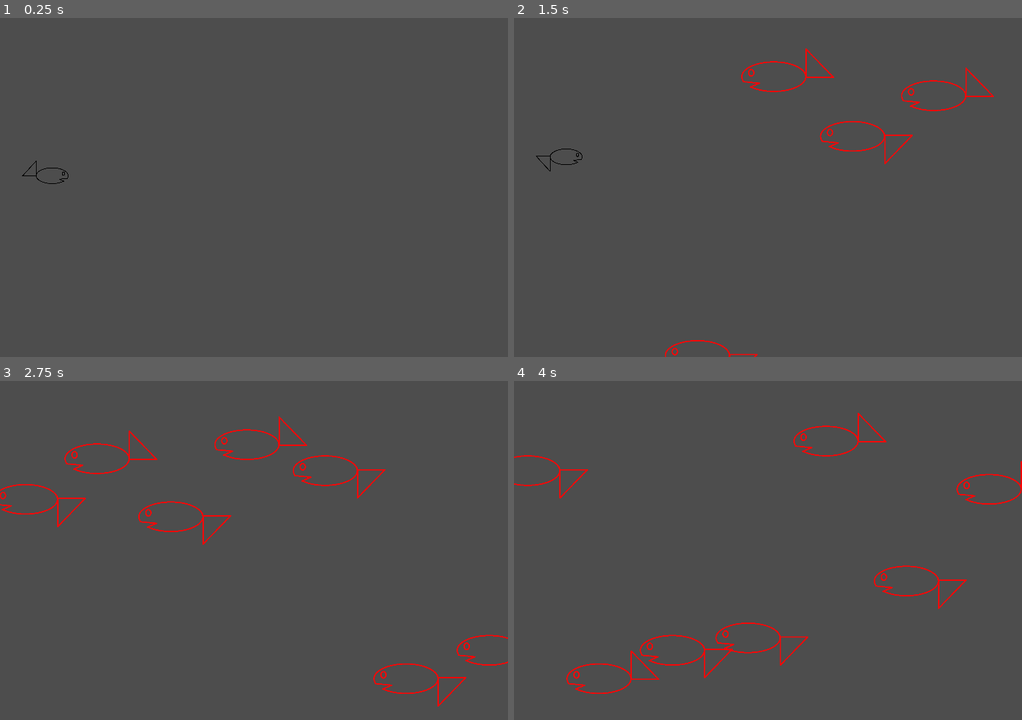
Above: before the commit, frames 1-4 (two rows, left to right).
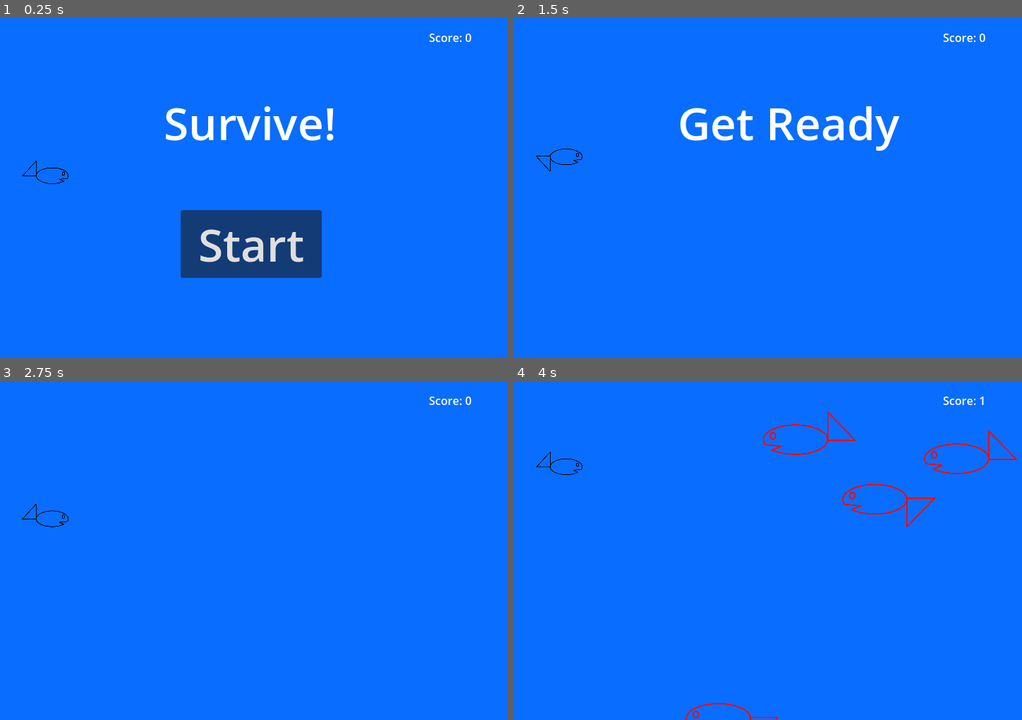
Above: after the commit, the same moments.

Repository: Aveli-games/splashy-fish
Game: Godot game, scene res://main.tscn
The game is run twice, just before and just after one commit, with the same random seed, the same clock (stepped at 60 frames per second) and the same inputs. The project has no main scene, so this scene is started directly.
Inputs (mouse positions are in pixels of both pictures, inside the frame that each line leads up to):
- Up to frame 1 (0.25 s): no input
- Up to frame 2 (1.5 s): click (762, 245) at 0.5 s, where only the run after the commit has a clickable "Start"; hold W (swim_up) from 1.28 s (still down)
- Up to frame 3 (2.75 s): release W (swim_up) at 2.03 s; hold S (swim_down) from 2.03 s (still down)
- Up to frame 4 (4 s): release S (swim_down) at 2.78 s; hold W (swim_up) from 2.78 s (still down)

The runs differ from the first frame. In frame 1, 100% of the frame differs, in the area x 0-100%, y 0-100%; in frame 2, 100%; in frame 3, 100%; in frame 4, 100%.

Commit message:
Games start and game over screens

Diff:
--- /dev/null
+++ b/hud.gd
@@ -0,0 +1,38 @@
+extends CanvasLayer
+
+# Notifies `Main` node that the button has been pressed
+signal start_game
+
+func show_message(text):
+	$Message.text = text
+	$Message.show()
+	$MessageTimer.start()
+
+func show_game_over():
+	show_message("Game Over")
+	# Wait until the MessageTimer has counted down.
+	await $MessageTimer.timeout
+
+	show_message("Survive!")
+
+	# Make a one-shot timer and wait for it to finish.
+	await get_tree().create_timer(1.0).timeout
+	$StartButton.show()
+
+func update_score(score):
+	$ScoreLabel.text = str(score)
+
+func _on_message_timer_timeout():
+	$Message.hide()
+
+func _on_start_button_pressed():
+	$StartButton.hide()
+	start_game.emit()
+
+# Called when the node enters the scene tree for the first time.
+func _ready():
+	pass # Replace with function body.
+
+# Called every frame. 'delta' is the elapsed time since the previous frame.
+func _process(delta):
+	pass
--- /dev/null
+++ b/hud.tscn
@@ -0,0 +1,35 @@
+[gd_scene load_steps=2 format=3 uid="uid://x3oe10u0lnm6"]
+
+[ext_resource type="Script" path="res://hud.gd" id="1_08byj"]
+
+[node name="HUD" type="CanvasLayer"]
+script = ExtResource("1_08byj")
+
+[node name="ScoreLabel" type="Label" parent="."]
+offset_left = 608.0
+offset_top = 16.0
+offset_right = 669.0
+offset_bottom = 39.0
+text = "Score: 0"
+
+[node name="Message" type="Label" parent="."]
+offset_left = 232.0
+offset_top = 104.0
+offset_right = 477.0
+offset_bottom = 192.0
+theme_override_font_sizes/font_size = 64
+text = "Survive!"
+
+[node name="StartButton" type="Button" parent="."]
+offset_left = 256.0
+offset_top = 272.0
+offset_right = 456.0
+offset_bottom = 368.0
+theme_override_font_sizes/font_size = 64
+text = "Start"
+
+[node name="MessageTimer" type="Timer" parent="."]
+wait_time = 2.0
+
+[connection signal="pressed" from="StartButton" to="." method="_on_start_button_pressed"]
+[connection signal="timeout" from="MessageTimer" to="." method="_on_message_timer_timeout"]
--- a/main.gd
+++ b/main.gd
@@ -1,18 +1,28 @@
 extends Node
 
 @export var obstacle_scene: PackedScene
+var score
 
 # Called when the node enters the scene tree for the first time.
 func _ready():
 	get_tree().call_group("obstacles", "queue_free")
 	$Player.start($StartPosition.position)
-	$ObstacleTimer.start()
-
 
 # Called every frame. 'delta' is the elapsed time since the previous frame.
 func _process(delta):
 	pass
 
+func game_over():
+	$ScoreTimer.stop()
+	$ObstacleTimer.stop()
+	$HUD.show_game_over()
+
+func new_game():
+	score = 0
+	$Player.start($StartPosition.position)
+	$HUD.update_score("Score: %s" % score)
+	$HUD.show_message("Get Ready")
+	$StartTimer.start()
 
 func _on_obstacle_timer_timeout():
 	# Create a new instance of the Mob scene.
@@ -30,3 +40,11 @@
 
 	# Spawn the mob by adding it to the Main scene.
 	add_child(obstacle)
+
+func _on_start_timer_timeout():
+	$ObstacleTimer.start()
+	$ScoreTimer.start()
+
+func _on_score_timer_timeout():
+	score += 1
+	$HUD.update_score("Score: %s" % score)
--- a/main.tscn
+++ b/main.tscn
@@ -1,8 +1,9 @@
-[gd_scene load_steps=5 format=3 uid="uid://7t8yksj1dbhf"]
+[gd_scene load_steps=6 format=3 uid="uid://7t8yksj1dbhf"]
 
 [ext_resource type="Script" path="res://main.gd" id="1_tw7s1"]
 [ext_resource type="PackedScene" uid="uid://yyaj3k1cmcfm" path="res://player.tscn" id="1_vm42q"]
 [ext_resource type="PackedScene" uid="uid://ov3n4e0cmnbq" path="res://obstacle_fish.tscn" id="2_pqwfw"]
+[ext_resource type="PackedScene" uid="uid://x3oe10u0lnm6" path="res://hud.tscn" id="4_8fpnk"]
 
 [sub_resource type="Curve2D" id="Curve2D_gw0ji"]
 _data = {
@@ -14,11 +15,22 @@
 script = ExtResource("1_tw7s1")
 obstacle_scene = ExtResource("2_pqwfw")
 
+[node name="ColorRect" type="ColorRect" parent="."]
+offset_right = 720.0
+offset_bottom = 480.0
+color = Color(0.0352941, 0.427451, 1, 1)
+
 [node name="Player" parent="." instance=ExtResource("1_vm42q")]
 position = Vector2(-104, 40)
 
 [node name="ObstacleTimer" type="Timer" parent="."]
 wait_time = 0.3
+
+[node name="ScoreTimer" type="Timer" parent="."]
+
+[node name="StartTimer" type="Timer" parent="."]
+wait_time = 2.0
+one_shot = true
 
 [node name="StartPosition" type="Marker2D" parent="."]
 position = Vector2(64, 224)
@@ -31,4 +43,10 @@
 position = Vector2(720, 0)
 rotation = 1.5708
 
+[node name="HUD" parent="." instance=ExtResource("4_8fpnk")]
+
+[connection signal="hit" from="Player" to="." method="game_over"]
 [connection signal="timeout" from="ObstacleTimer" to="." method="_on_obstacle_timer_timeout"]
+[connection signal="timeout" from="ScoreTimer" to="." method="_on_score_timer_timeout"]
+[connection signal="timeout" from="StartTimer" to="." method="_on_start_timer_timeout"]
+[connection signal="start_game" from="HUD" to="." method="new_game"]
